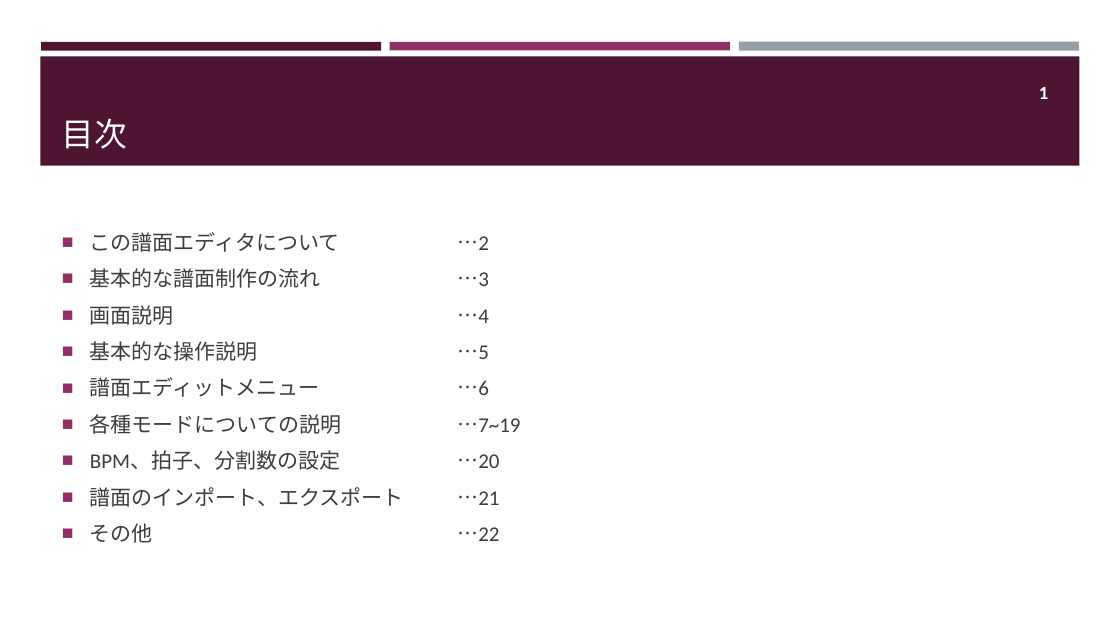
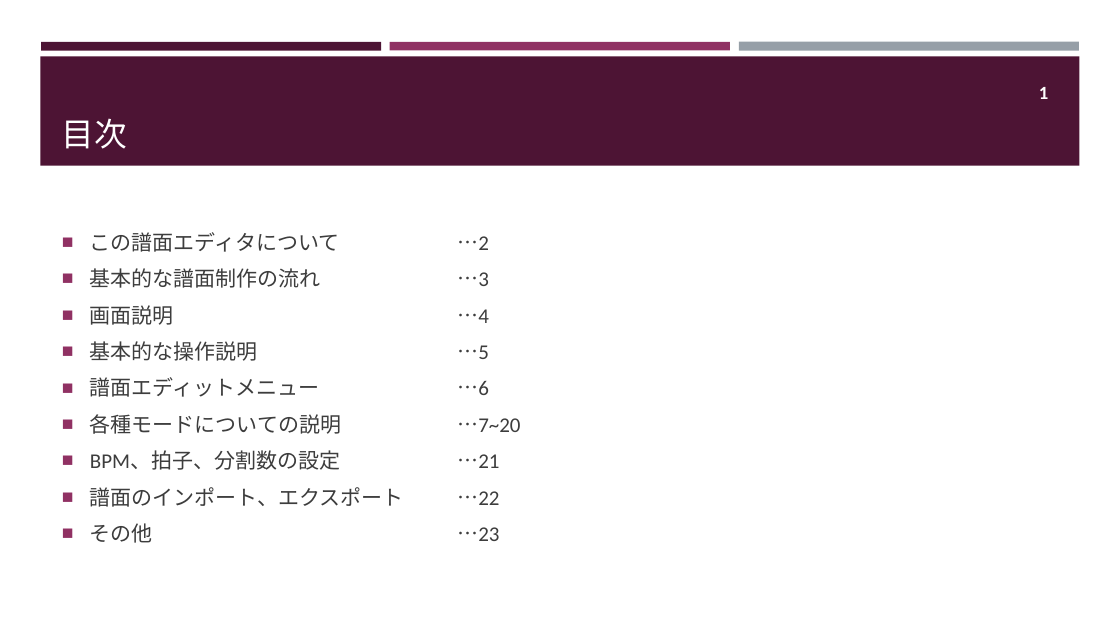
Before and after one commit to mumiroMurorin/MURORYTHM_DIMENTION, a slide deck: slide 2 of Assets/ChartEditor/Texture/Explanation/ChartEditor説明書.pptx. Drawn at 1120x630 pixels with LibreOffice and Linux fonts; fonts in the diff are those of the drawing. Boxes give left, top, right and bottom in pixels: in the first picture for what was removed or moved away, otherwise in the second. Text is boxed around its words. In the diff, an @@ line names an element or a change of style, - is before the commit and + after.

```diff
--- a/Assets/ChartEditor/Texture/Explanation/ChartEditor説明書.pptx
+++ b/Assets/ChartEditor/Texture/Explanation/ChartEditor説明書.pptx
@@ text at [90,414,520,543]: text changed @@
-■ 各種モードについての説明 …7~19
-■ BPM、拍子、分割数の設定 …20
-■ 譜面のインポート、エクスポート …21
-■ その他 …22
+■ 各種モードについての説明 …7~20
+■ BPM、拍子、分割数の設定 …21
+■ 譜面のインポート、エクスポート …22
+■ その他 …23
```
Also in this commit, not shown: 1 slide added, 22 other files.
